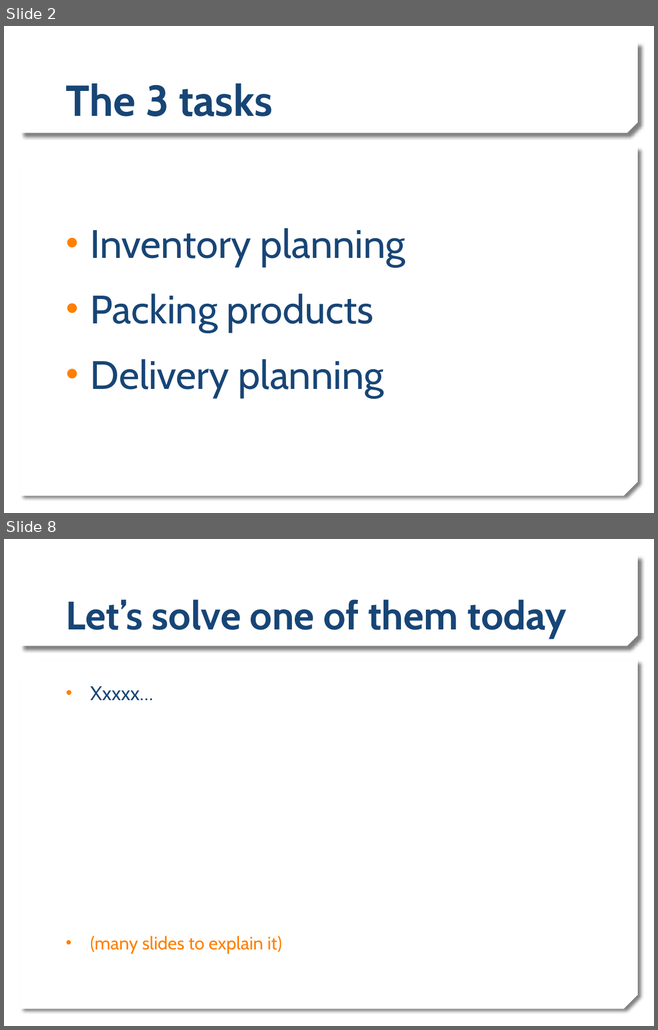
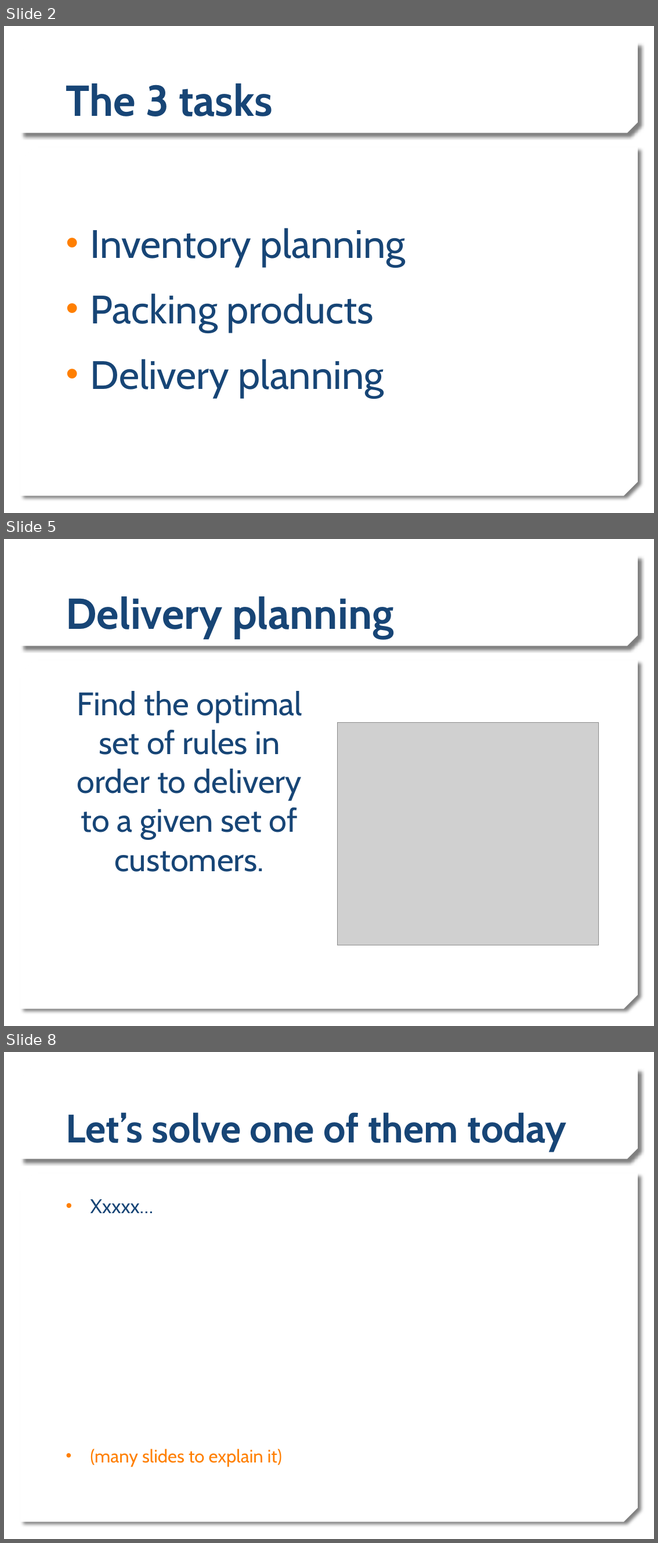
Before and after one commit to rirypheng/dynamic-programming, a slide deck: DP - Warehouse Problem.pptx. Shown one above the other, each under a label of ours: slides 2 and 8 before the commit, slides 2, 5 and 8 after it; the slides between them are not shown. The pictures are 658x1030 and 658x1543 pixels, drawn with LibreOffice and Linux fonts; fonts in the diff are those of the drawing; grey boxes stand for pictures; background and template pictures are left out. Boxes give left, top, right and bottom in pixels: in the first picture for what was removed or moved away, otherwise in the second. Text is boxed around its words. In the diff, an @@ line names an element or a change of style, - is before the commit and + after.

```diff
--- a/DP - Warehouse Problem.pptx
+++ b/DP - Warehouse Problem.pptx
@@ slide 5 added at (4,539,654,1026), background picture (left out); not listed: 2 template elements that a slide beside it also shows @@
@@ title added at (66,596,393,639), 48 pt, text #174576, bold @@
+Delivery planning
@@ text added at (77,691,302,872), 36 pt, text #174576 @@
+Find the optimal set of rules in order to delivery to a given set of customers.
@@ picture added at (338,723,598,946) @@
```
Also in this commit, not shown: 4 slides changed, 1 slide removed.
